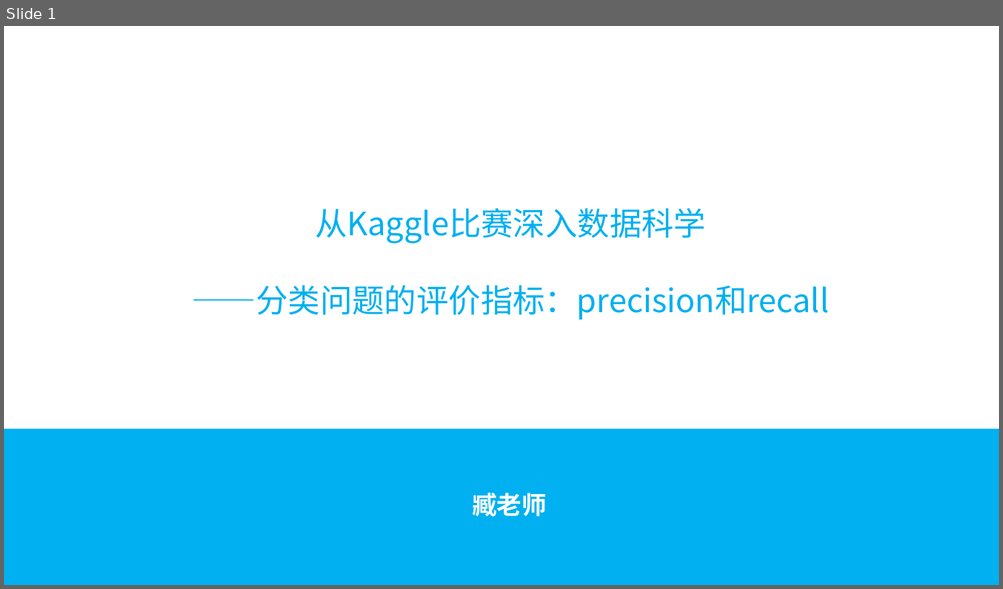
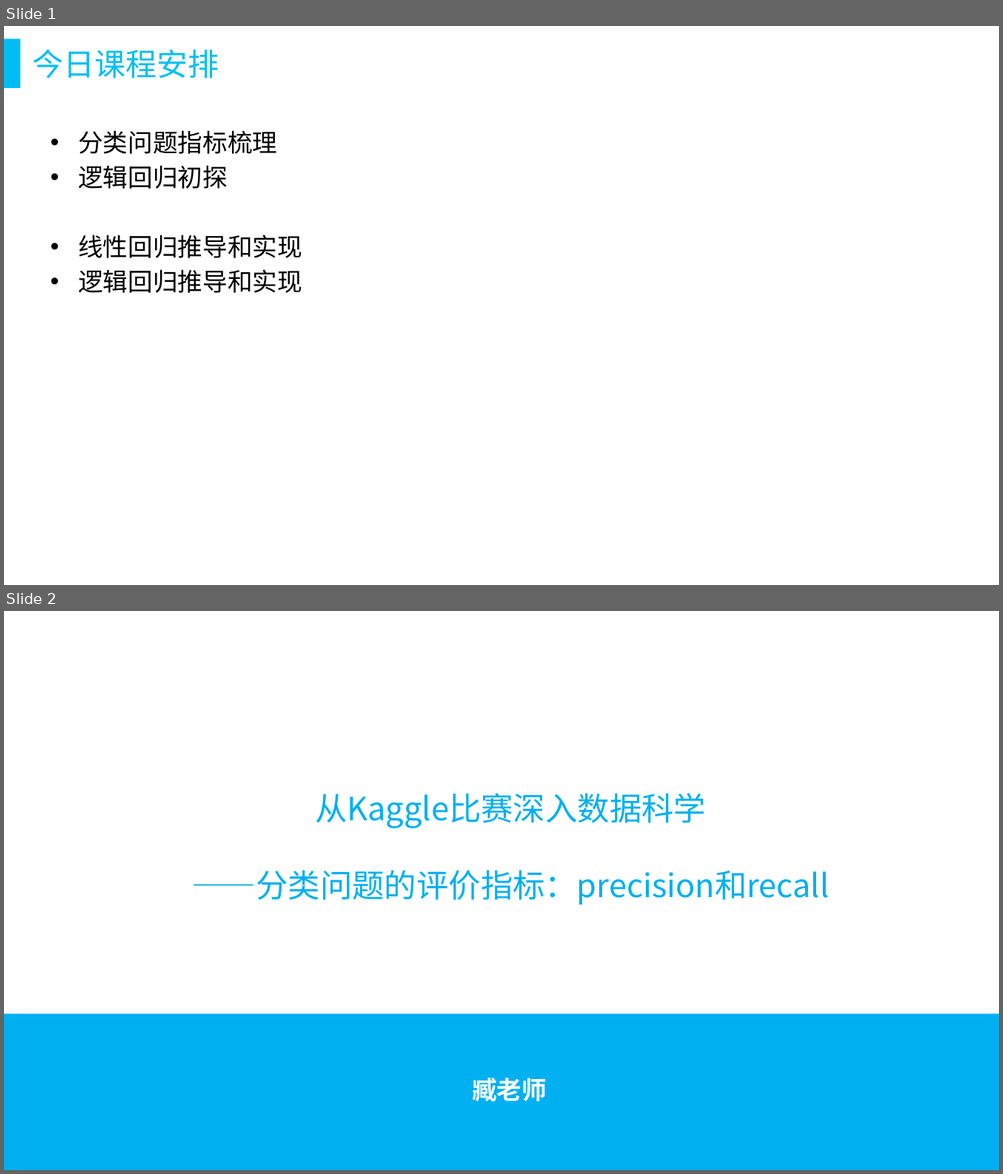
Before and after one commit to yzhwzh/Python, a slide deck: 4.Kaggle/3.class/4分类问题的评价指标——precision和recall.pptx. Shown one above the other, each under a label of ours: slide 1 before the commit, slides 1 and 2 after it. The pictures are 1003x589 and 1003x1174 pixels, drawn with LibreOffice and Linux fonts; fonts in the diff are those of the drawing. Boxes give left, top, right and bottom in pixels: in the first picture for what was removed or moved away, otherwise in the second. Text is boxed around its words. In the diff, an @@ line names an element or a change of style, - is before the commit and + after.

```diff
--- a/4.Kaggle/3.class/4分类问题的评价指标——precision和recall.pptx
+++ b/4.Kaggle/3.class/4分类问题的评价指标——precision和recall.pptx
@@ slide 1 added at box(4, 26, 999, 585), background #FFFFFF @@
@@ rectangle added at box(4, 39, 20, 88), fill #00BEF3 @@
@@ freeform shape added at box(21, 40, 71, 90), fill #FFFFFF @@
@@ title added at box(33, 49, 219, 79), 30 pt, text #00BEF3 @@
+今日课程安排
@@ text added at box(78, 130, 301, 293), 24 pt, text #000000 @@
+• 分类问题指标梳理
+• 逻辑回归初探
+• 线性回归推导和实现
+• 逻辑回归推导和实现
@@ what was slide 1 is now slide 2 @@
```
Also in this commit, not shown: 1 slide changed, 51 other files.
